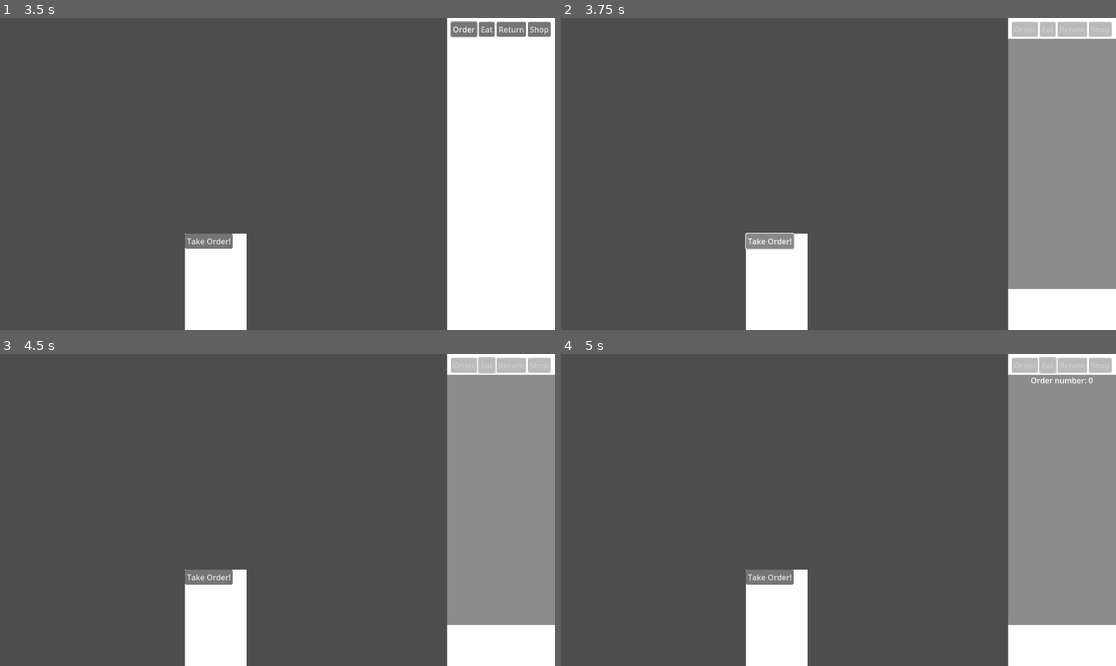
Above: before the commit, frames 1-4 (two rows, left to right).
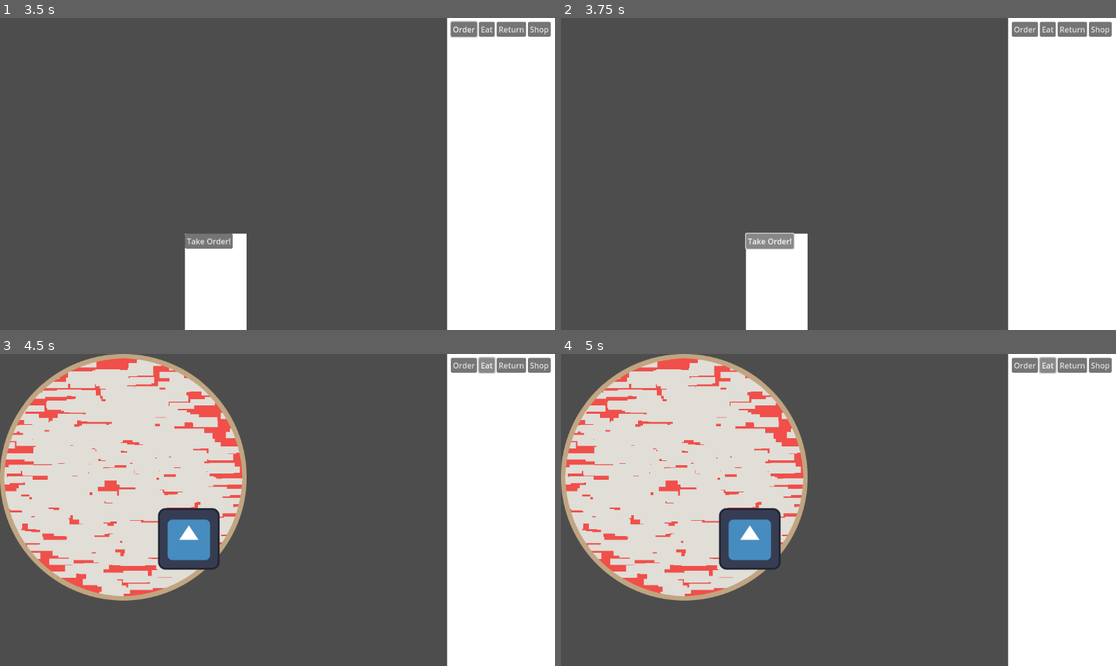
Above: after the commit, the same moments.

Repository: Just-a-Bee/Papas-Pizza-Eater
Game: Godot game, scene res://main.tscn
The game is run twice, just before and just after one commit, with the same random seed, the same clock (stepped at 60 frames per second) and the same inputs. The project has no main scene, so this scene is started directly. The engine's default icon, where the game draws it, is replaced by a stand-in: a white triangle on a blue panel in a dark square.
Inputs (mouse positions are in pixels of both pictures, inside the frame that each line leads up to):
- Up to frame 1 (3.5 s): click "Order" at 0.5 s; move the mouse to (399, 158) at 1.27 s; hold D (right) 1.28-2.03 s; click (399, 158) at 1.42 s; move the mouse to (166, 189) at 2.02 s; hold A (left) 2.03-2.78 s; move the mouse to (333, 105) at 2.77 s; hold D (right) from 2.78 s (still down)
- Up to frame 2 (3.75 s): release D (right) at 3.5 s; click "Take Order!" at 3.5 s
- Up to frame 3 (4.5 s): click (488, 366) at 4.25 s, where only the run after the commit has a clickable "Eat"
- Up to frame 4 (5 s): no input

Frame 1 is identical in both runs. In frame 2, 16% of the frame differs, in the area x 80-100%, y 1-87%; in frame 3, 47%, in the area x 0-100%, y 0-100%; in frame 4, 47%.

Commit message:
Revert "Add customer order"

Diff:
--- a/order.gd
+++ b/card.gd
@@ -8,32 +8,13 @@
 var topping_total_dict = {"Mushrooms" = 8, "Pepperoni" = 8}
 var expected_time = 60
 
-signal contents_displayed
-
 #on ready populate text with variable data
 func _ready():
-	$Contents/Labels/OrderNumber.text += str(number)
-	$Contents/Labels/Percent.text += str(percent_to_eat)
+	$Contents/OrderNumber.text += str(number)
+	$Contents/Percent.text += str(percent_to_eat)
 	for topping in topping_to_eat_dict.keys():
 		var topping_label = Label.new()
 		topping_label.text = topping + ": " + str(topping_to_eat_dict[topping])
 		topping_label.theme = load("res://black.tres")
 		topping_label.horizontal_alignment = HORIZONTAL_ALIGNMENT_CENTER
-		topping_label.visible = false
-		$Contents/Labels.add_child(topping_label)
-	display_contents()
-
-func display_contents():
-	for item in $Contents/Labels.get_children():
-		await get_tree().create_timer(1).timeout
-		item.show()
-	contents_displayed.emit()
-
-
-func show_eat():
-	$Contents/EatButton.show()
-func hide_eat():
-	$Contents/EatButton.hide()
-
-func _on_eat_button_button_up():
-	pass
+		$Contents.add_child(topping_label)
--- a/order.tscn
+++ b/card.tscn
@@ -1,9 +1,9 @@
 [gd_scene load_steps=3 format=3 uid="uid://dofi5etwohivx"]
 
-[ext_resource type="Script" path="res://order.gd" id="1_m1rxq"]
+[ext_resource type="Script" path="res://card.gd" id="1_m1rxq"]
 [ext_resource type="Theme" uid="uid://teb1pxbi0gcw" path="res://black.tres" id="2_gb7vd"]
 
-[node name="Order" type="Control"]
+[node name="Card" type="Control"]
 layout_mode = 3
 anchors_preset = 15
 anchor_right = 1.0
@@ -13,34 +13,23 @@
 script = ExtResource("1_m1rxq")
 
 [node name="Polygon2D" type="Polygon2D" parent="."]
-color = Color(0.54902, 0.54902, 0.54902, 1)
+position = Vector2(0, 128)
 polygon = PackedVector2Array(0, 0, 224, 0, 224, 520, 0, 520)
 
 [node name="Contents" type="VBoxContainer" parent="."]
 layout_mode = 0
+offset_top = 128.0
 offset_right = 224.0
-offset_bottom = 520.0
+offset_bottom = 648.0
 
-[node name="Labels" type="VBoxContainer" parent="Contents"]
-layout_mode = 2
-
-[node name="OrderNumber" type="Label" parent="Contents/Labels"]
-visible = false
+[node name="OrderNumber" type="Label" parent="Contents"]
 layout_mode = 2
 theme = ExtResource("2_gb7vd")
 text = "Order number: "
 horizontal_alignment = 1
 
-[node name="Percent" type="Label" parent="Contents/Labels"]
-visible = false
+[node name="Percent" type="Label" parent="Contents"]
 layout_mode = 2
 theme = ExtResource("2_gb7vd")
 text = "   % to eat: "
 horizontal_alignment = 1
-
-[node name="EatButton" type="Button" parent="Contents"]
-visible = false
-layout_mode = 2
-text = "Eat Pizza"
-
-[connection signal="button_up" from="Contents/EatButton" to="." method="_on_eat_button_button_up"]
--- a/customer.gd
+++ b/customer.gd
@@ -8,4 +8,4 @@
 
 
 func _on_order_button_button_up():
-	get_parent().take_order()
+	get_parent().take_order(self)
--- a/main.gd
+++ b/main.gd
@@ -10,7 +10,6 @@
 
 @onready var station_arr = [$OrderStation, $EatStation] #array of all stations, indexes are in enum
 @onready var current_station = $OrderStation
-var current_order = null
 
 #function to change station, new station is an int from the station enum
 func change_station(new_station):
--- a/side_bar.gd
+++ b/side_bar.gd
@@ -1,13 +1,6 @@
 extends Control
 
 @onready var main = get_parent()
-
-#function to disable or enable the buttons
-func set_disable(disable):
-	$VBoxContainer/HBoxContainer/Order.disabled = disable
-	$VBoxContainer/HBoxContainer/Eat.disabled = disable
-	$VBoxContainer/HBoxContainer/Return.disabled = disable
-	$VBoxContainer/HBoxContainer/Shop.disabled = disable
 
 #when the buttons are pressed, change main to respective station
 func _on_order_button_up():
--- a/stations/eat station/eat_station.gd
+++ b/stations/eat station/eat_station.gd
@@ -1,6 +1,4 @@
 extends Node2D
-
-@onready var main = get_parent()
 
 
 func _ready():
@@ -8,10 +6,5 @@
 
 func station_opened():
 	$Player.set_process(true)
-	if main.current_order:
-		main.current_order.show_eat()
-
 func station_closed():
 	$Player.set_process(false)
-	if main.current_order:
-		main.current_order.hide_eat()
--- a/stations/order station/order_station.gd
+++ b/stations/order station/order_station.gd
@@ -1,10 +1,7 @@
 extends Node2D
 
-@onready var main = get_parent()
-@onready var side_bar = get_parent().get_node("SideBar")
-
 var customer = preload("res://customer.tscn")
-var order = preload("res://order.tscn")
+var card = preload("res://card.tscn")
 
 const DOOR_POS = Vector2(960, 448)
 const COUNTER_POS = Vector2(384, 448)
@@ -26,12 +23,5 @@
 	add_child(new_customer)
 
 #function to take a customer's order
-func take_order():
-	#$Camera2D.enabled = true
-	var new_order = order.instantiate()
-	side_bar.get_node("VBoxContainer").add_child(new_order)
-	side_bar.set_disable(true)
-	await new_order.contents_displayed
-	$Camera2D.enabled = false
-	side_bar.set_disable(false)
-	main.current_order = new_order
+func take_order(orderer):
+	pass
--- a/stations/order station/order_station.tscn
+++ b/stations/order station/order_station.tscn
@@ -4,8 +4,3 @@
 
 [node name="OrderStation" type="Node2D"]
 script = ExtResource("1_3wba8")
-
-[node name="Camera2D" type="Camera2D" parent="."]
-position = Vector2(416, 416)
-enabled = false
-zoom = Vector2(2, 2)
